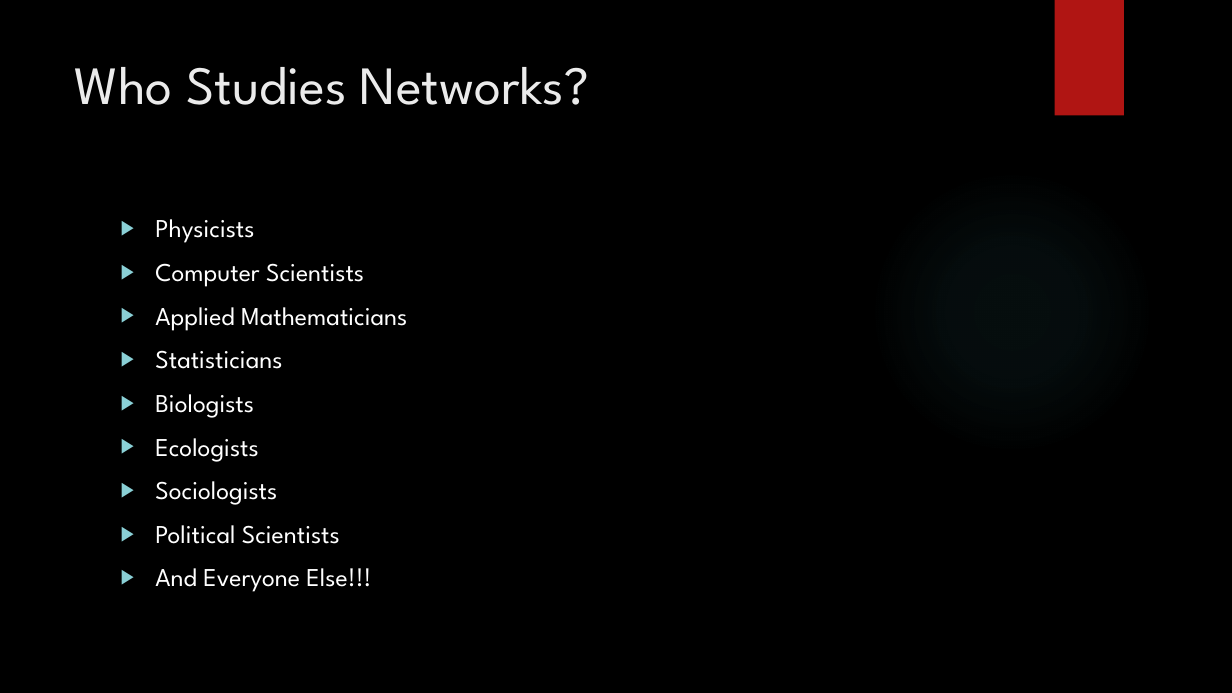
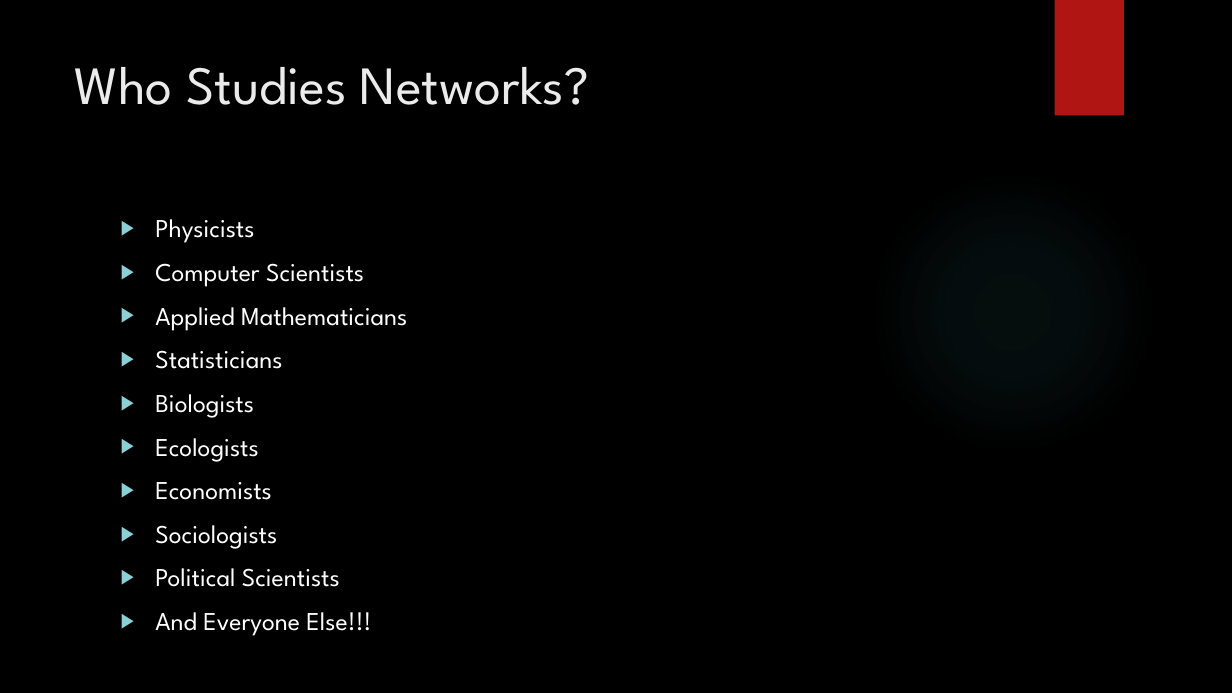
Before and after one commit to dwallc/Workshops, a slide deck: slide 3 of R/Basic Network Analysis Using R/Basic Network Analysis using R.pptx. Drawn at 1232x693 pixels with LibreOffice and Linux fonts; fonts in the diff are those of the drawing; background and template pictures are left out. Boxes give left, top, right and bottom in pixels: in the first picture for what was removed or moved away, otherwise in the second. Text is boxed around its words. In the diff, an @@ line names an element or a change of style, - is before the commit and + after.

```diff
--- a/R/Basic Network Analysis Using R/Basic Network Analysis using R.pptx
+++ b/R/Basic Network Analysis Using R/Basic Network Analysis using R.pptx
@@ text at bbox=[155, 482, 272, 500]: paragraph added @@
+▶ Economists
```
Also in this commit, not shown: 3 other slides changed.
